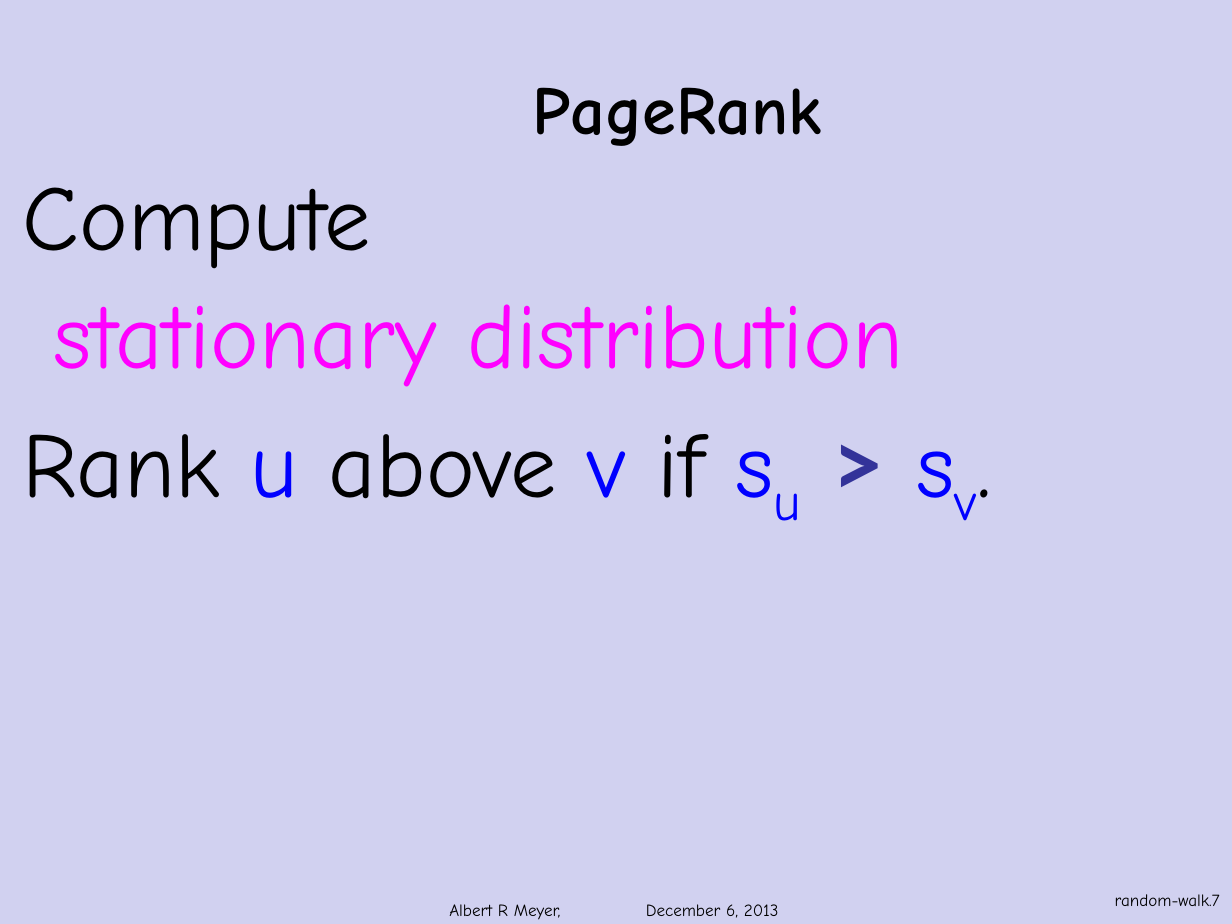
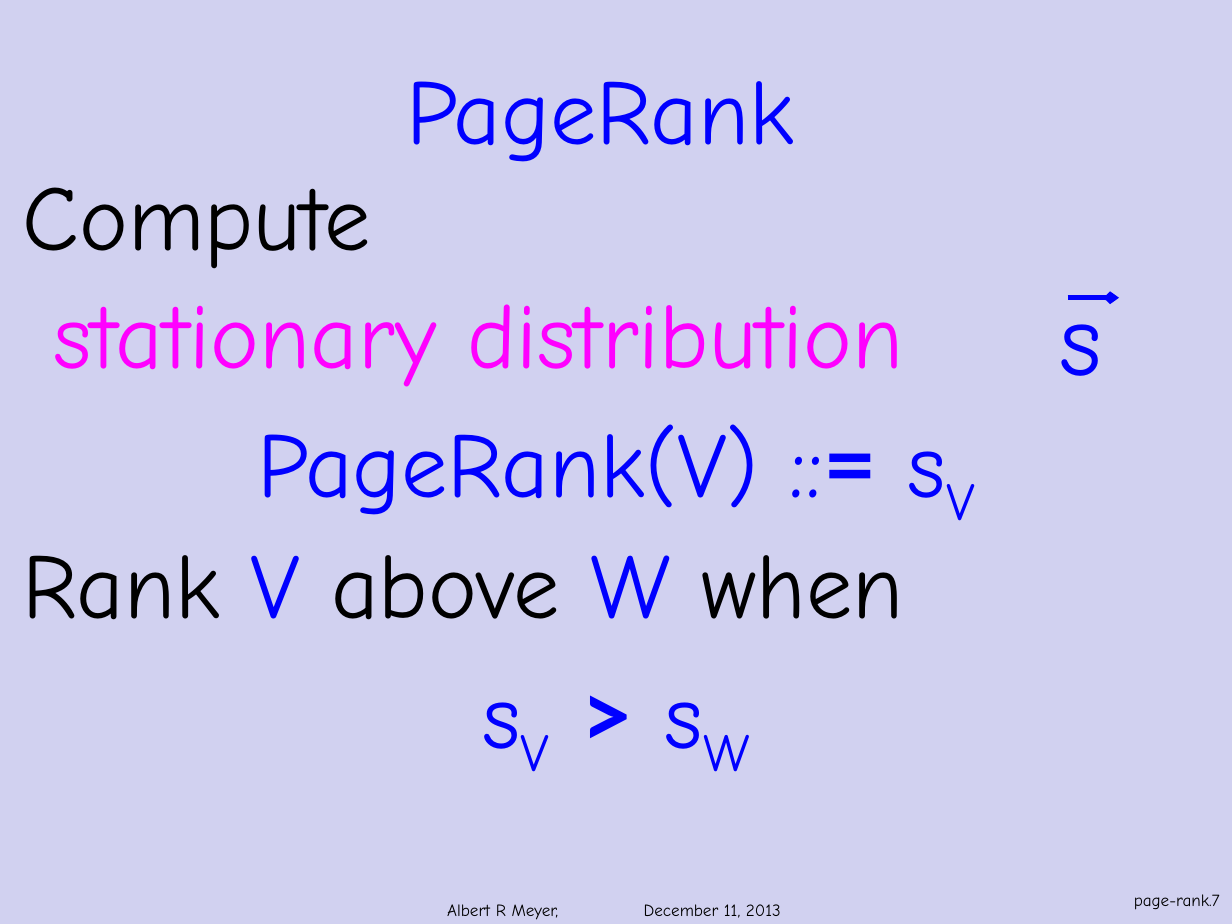
Before and after one commit to armeyer/mcs_web, a slide deck: slide 7 of fall13/slidesF13/page-rank.pptx. Drawn at 1232x924 pixels with LibreOffice and Linux fonts; fonts in the diff are those of the drawing; background and template pictures are left out. Boxes give left, top, right and bottom in pixels: in the first picture for what was removed or moved away, otherwise in the second. Text is boxed around its words. In the diff, an @@ line names an element or a change of style, - is before the commit and + after.

Commit message:
edit random-walks, stationary-distribution, page-rank.pptx

```diff
--- a/fall13/slidesF13/page-rank.pptx
+++ b/fall13/slidesF13/page-rank.pptx
@@ title "PageRank" at (406,81,794,162): size 40 to 54 pt, text colour #000000 to #0000FF, bold off @@
@@ text added at (1059,295,1102,376), 60 pt, text #0000FF @@
+s
@@ arrow added from (1068, 298) to (1119, 298), #0000FF 3 pt @@
@@ text at (23,424,903,620): text changed; text colour #000000 to #0000FF @@
-Rank u above v if su > sv.
+PageRank(V) ::= sV
+Rank V above W when
+sV > sW
@@ page number at (1134,894,1220,910): text changed @@
-random-walk.7
+page-rank.7
@@ text at (447,904,781,920): text changed @@
-Albert R Meyer, December 6, 2013
+Albert R Meyer, December 11, 2013
```
Also in this commit, not shown: 7 other slides changed, 2 slides added, 2 other files.
